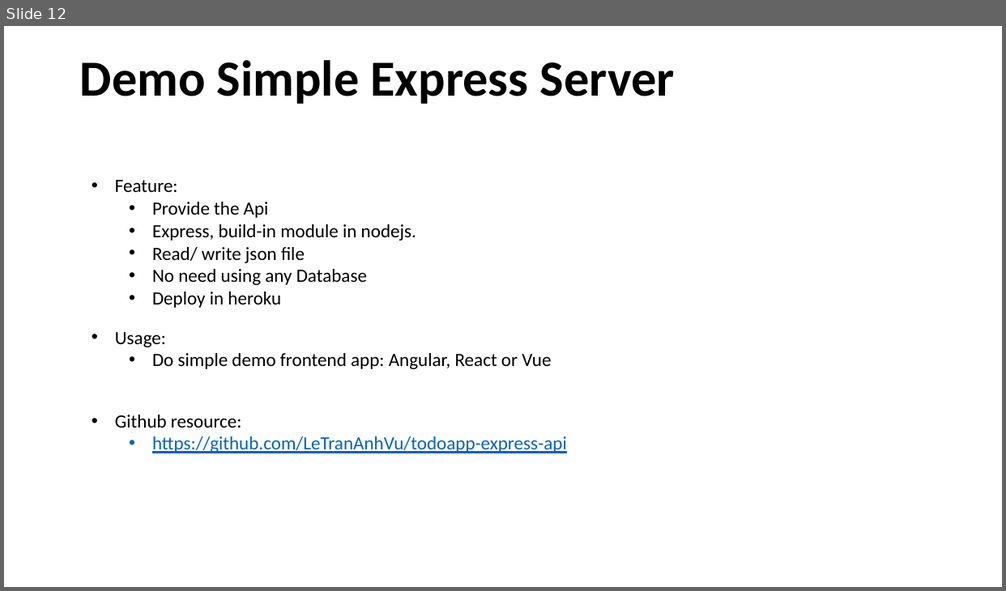
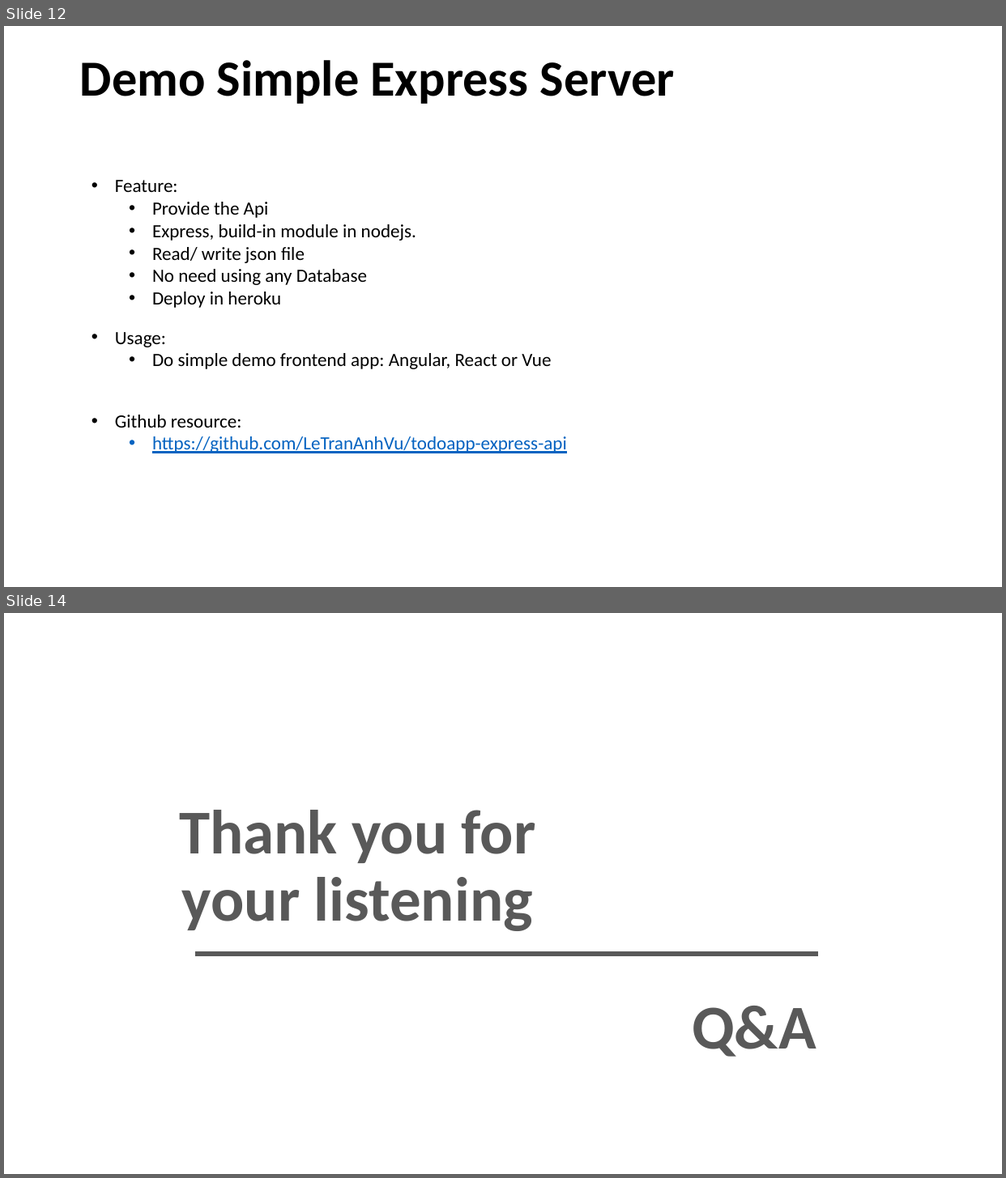
Before and after one commit to LeTranAnhVu/todoapp-express-api, a slide deck: doc/Introduction of Nodejs.pptx. Shown one above the other, each under a label of ours: slide 12 before the commit, slides 12 and 14 after it; the slides between them are not shown. The pictures are 1006x591 and 1006x1178 pixels, drawn with LibreOffice and Linux fonts; fonts in the diff are those of the drawing. Boxes give left, top, right and bottom in pixels: in the first picture for what was removed or moved away, otherwise in the second. Text is boxed around its words. In the diff, an @@ line names an element or a change of style, - is before the commit and + after.

```diff
--- a/doc/Introduction of Nodejs.pptx
+++ b/doc/Introduction of Nodejs.pptx
@@ slide 14 added at <box>4,613,1002,1174</box>, background #FFFFFF @@
@@ title added at <box>179,810,536,931</box>, 60 pt, text #595959, bold @@
+Thank you for your listening
@@ line added from (819, 954) to (195, 954), #595959 4.25 pt @@
@@ text added at <box>692,1006,816,1057</box>, 60 pt, text #595959, bold @@
+Q&A
```
Also in this commit, not shown: 1 slide changed, 1 other slide added, 2 other files.
